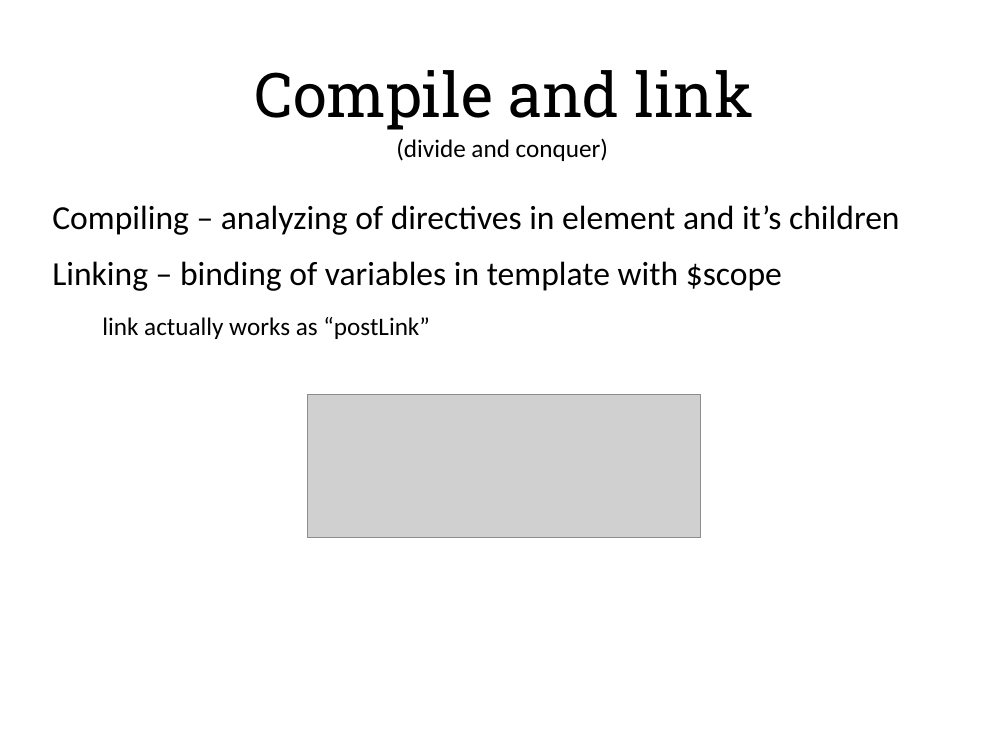
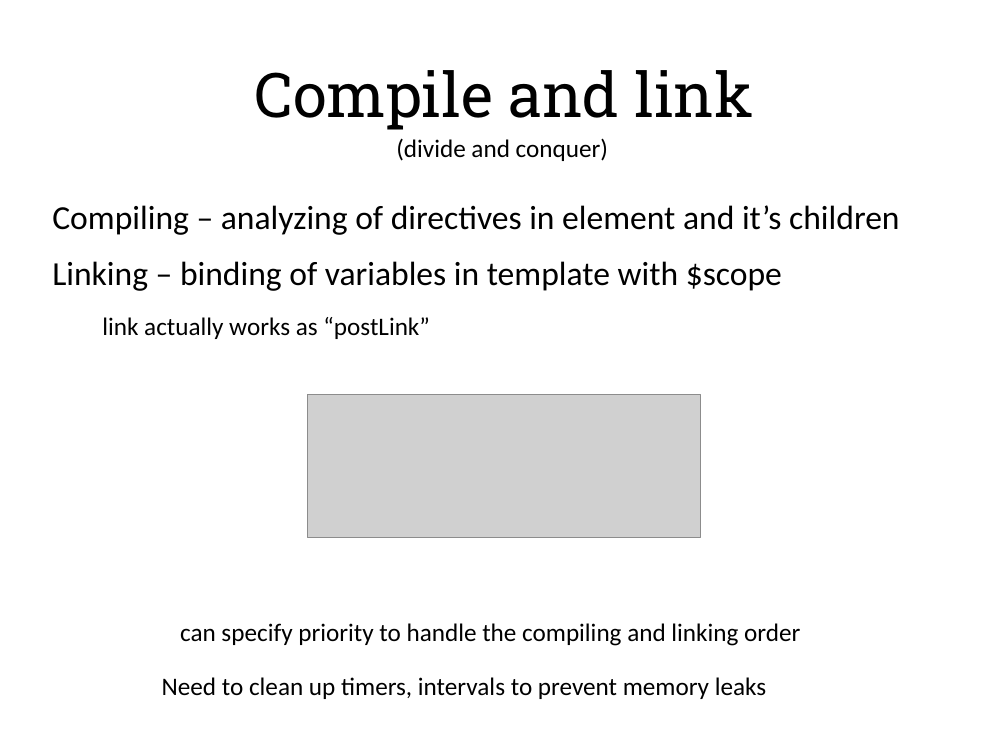
Before and after one commit to alexeymatveevp/angularjs-course, a slide deck: slide 13 of docs/03_directives.pptx (slide 4 before the commit). Drawn at 1008x756 pixels with LibreOffice and Linux fonts; fonts in the diff are those of the drawing; grey boxes stand for pictures. Boxes give left, top, right and bottom in pixels: in the first picture for what was removed or moved away, otherwise in the second. Text is boxed around its words. In the diff, an @@ line names an element or a change of style, - is before the commit and + after.

```diff
--- a/docs/03_directives.pptx
+++ b/docs/03_directives.pptx
@@ text added at (x1=180, y1=623, x2=800, y2=646), 18 pt, text #000000 @@
+can specify priority to handle the compiling and linking order
@@ text added at (x1=162, y1=677, x2=766, y2=699), 18 pt, text #000000 @@
+Need to clean up timers, intervals to prevent memory leaks
```
Also in this commit, not shown: 1 other slide changed, 10 slides added, 2 slides removed, 20 other files.
